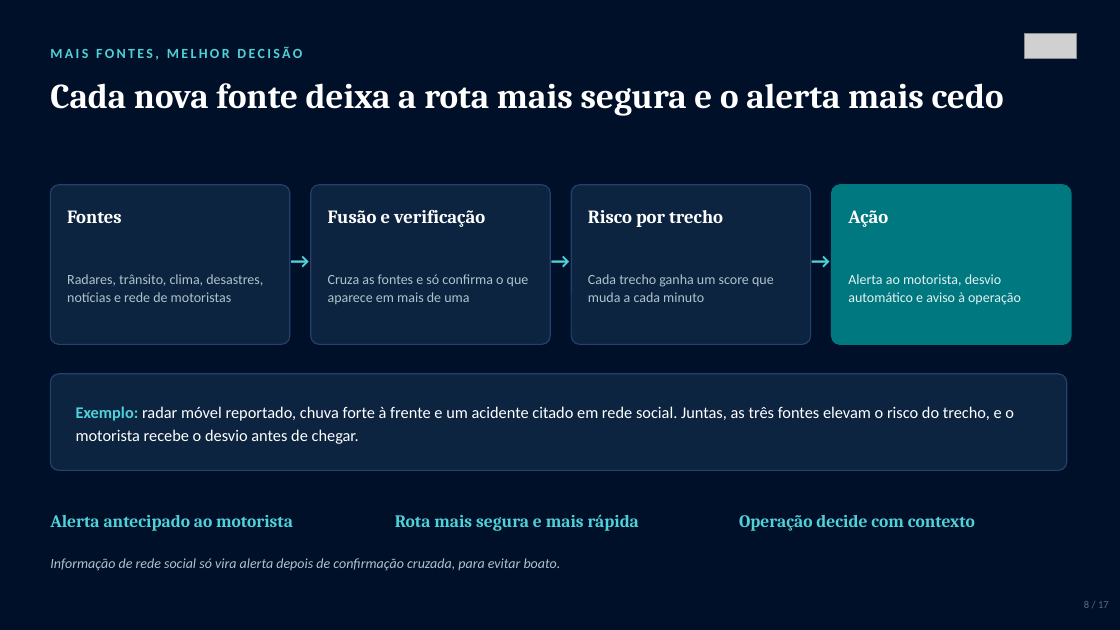
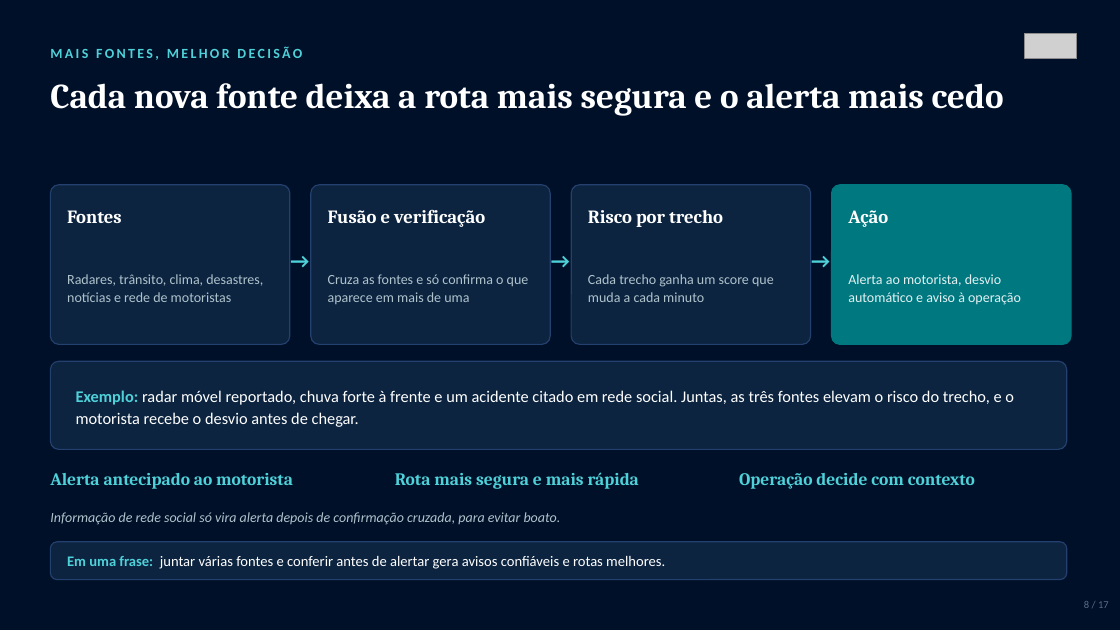
Before and after one commit to phdandrade-pixel/fleetmind-ai, a slide deck: slide 8 of pitch/FleetMind_AI_Apresentacao_Executiva.pptx. Drawn at 1120x630 pixels with LibreOffice and Linux fonts; fonts in the diff are those of the drawing; grey boxes stand for pictures. Boxes give left, top, right and bottom in pixels: in the first picture for what was removed or moved away, otherwise in the second. Text is boxed around its words. In the diff, an @@ line names an element or a change of style, - is before the commit and + after.

```diff
--- a/pitch/FleetMind_AI_Apresentacao_Executiva.pptx
+++ b/pitch/FleetMind_AI_Apresentacao_Executiva.pptx
@@ rounded rectangle: place and size @@
-rounded rectangle at [50, 374, 1067, 471]
+rounded rectangle at [50, 361, 1067, 450]
@@ rounded rectangle at [50, 361, 1067, 450]: proportions changed @@
@@ text "Exemplo: radar móvel reportado, chuva ...": place and size @@
-text "Exemplo: radar móvel reportado, chuva ..." at [76, 406, 1014, 444]
+text "Exemplo: radar móvel reportado, chuva ..." at [76, 390, 1014, 427]
@@ text "Alerta antecipado ao motorista": place and size @@
-text "Alerta antecipado ao motorista" at [50, 515, 293, 531]
+text "Alerta antecipado ao motorista" at [50, 473, 293, 489]
@@ text "Rota mais segura e mais ...": place and size @@
-text "Rota mais segura e mais ..." at [395, 514, 639, 531]
+text "Rota mais segura e mais ..." at [395, 472, 639, 489]
@@ text "Operação decide com contexto": place and size @@
-text "Operação decide com contexto" at [739, 515, 975, 531]
+text "Operação decide com contexto" at [739, 473, 975, 489]
@@ text "Informação de rede social só ...": place and size @@
-text "Informação de rede social só ..." at [50, 558, 561, 571]
+text "Informação de rede social só ..." at [50, 512, 561, 525]
@@ rounded rectangle added at [50, 542, 1067, 580], fill #0C2440, outline #24406E 1 pt @@
@@ text added at [67, 556, 665, 569], 12.5 pt, text #FFFFFF @@
+Em uma frase: juntar várias fontes e conferir antes de alertar gera avisos confiáveis e rotas melhores.
```
Also in this commit, not shown: 14 other slides changed, 1 other file.
